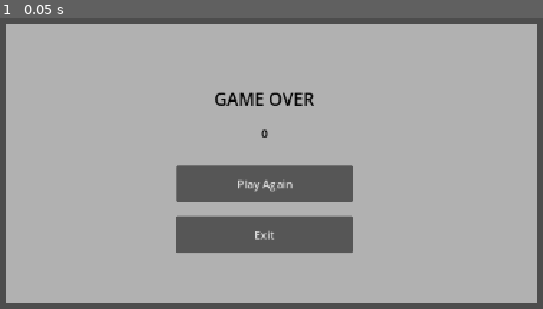
Above: before the commit, frame 1.
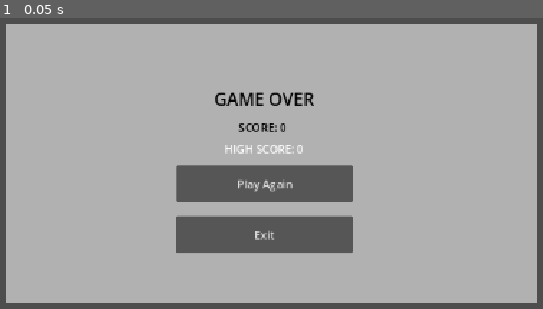
Above: after the commit, the same moment.

Repository: Helena-Schick/Recycling-game
Game: Godot game, scene res://scenes/game_over_menu.tscn
Two runs of this game, one before a commit and one after it. Both use one fixed random seed, a clock stepped at 60 frames per second and the inputs below. The project has no main scene, so this scene is started directly.
Inputs:
- Up to frame 1 (0.05 s): no input

The runs differ from the first frame. In frame 1, 0.4% of the frame differs, in the area x 41-56%, y 36-47%.

Commit message:
added high score

Diff:
--- a/recycling-game-main/scenes/game_over_menu.tscn
+++ b/recycling-game-main/scenes/game_over_menu.tscn
@@ -3,7 +3,7 @@
 [ext_resource type="Script" uid="uid://nwlf882asb4k" path="res://scripts/game_over_menu.gd" id="1_6ebp1"]
 [ext_resource type="PackedScene" uid="uid://rnif5kchm8ca" path="res://scenes/main_menu.tscn" id="3_81acl"]
 
-[node name="Control" type="Control" unique_id=171901341 node_paths=PackedStringArray("score_display")]
+[node name="Control" type="Control" unique_id=171901341 node_paths=PackedStringArray("score_display", "high_score_display")]
 process_mode = 2
 layout_mode = 3
 anchors_preset = 15
@@ -15,6 +15,7 @@
 level_scene = "res://scenes/level.tscn"
 main_menu = ExtResource("3_81acl")
 score_display = NodePath("Score")
+high_score_display = NodePath("High score")
 
 [node name="ColorRect2" type="ColorRect" parent="." unique_id=1177675889]
 layout_mode = 1
@@ -49,10 +50,10 @@
 [node name="Score" type="Label" parent="." unique_id=1927946745]
 layout_mode = 1
 anchors_preset = -1
-anchor_left = 0.45572916
-anchor_top = 0.4228395
-anchor_right = 0.5295139
-anchor_bottom = 0.45833334
+anchor_left = 0.45225695
+anchor_top = 0.40895063
+anchor_right = 0.5260417
+anchor_bottom = 0.44444445
 theme_override_colors/font_color = Color(0, 0, 0, 1)
 text = "0"
 horizontal_alignment = 1
@@ -69,5 +70,14 @@
 text = "GAME OVER"
 metadata/_edit_use_anchors_ = true
 
+[node name="High score" type="Label" parent="." unique_id=1737014056]
+layout_mode = 0
+offset_left = 492.0
+offset_top = 296.0
+offset_right = 641.0
+offset_bottom = 322.0
+text = "High Score: 0"
+horizontal_alignment = 1
+
 [connection signal="pressed" from="Play" to="." method="_on_play_pressed"]
 [connection signal="pressed" from="Exit" to="." method="_on_exit_pressed"]
--- a/recycling-game-main/scenes/level.tscn
+++ b/recycling-game-main/scenes/level.tscn
@@ -786,11 +786,11 @@
 curve = SubResource("Curve3D_64w2a")
 
 [node name="PathFollow3D" type="PathFollow3D" parent="Path3D" unique_id=577133289]
-transform = Transform3D(-0.0030626229, -0.017378543, 0.9998358, 7.636786e-08, 0.9998399, 0.017378636, -0.99998766, 5.3300933e-05, -0.0030621563, 49.001724, 1.8088338, -32.766308)
+transform = Transform3D(-0.003062622, -0.017378539, 0.9998355, 7.636784e-08, 0.9998396, 0.01737863, -0.99998736, 5.330092e-05, -0.0030621553, 49.001724, 1.8088338, -32.766308)
 progress = 11.0
 
 [node name="difficulty_timer" type="Timer" parent="." unique_id=743466933]
-wait_time = 15.0
+wait_time = 20.0
 autostart = true
 
 [connection signal="pressed" from="CanvasLayer/pause" to="." method="pause_game"]
--- a/recycling-game-main/scripts/game_over_menu.gd
+++ b/recycling-game-main/scripts/game_over_menu.gd
@@ -3,13 +3,31 @@
 @export var level_scene: String
 @export var main_menu: PackedScene
 @export var score_display: Node
+@export var high_score_display: Node
 
 var score: int ## The final score
+var high_score
 
+const SCORE_TEXT: String = "SCORE: "
+const HIGH_SCORE_TEXT: String = "HIGH SCORE: "
 
 # Called when the node enters the scene tree for the first time.
 func _ready() -> void:
-	score_display.text = str(score)
+	# Get high score
+	if Global.settings.has("high_score"):
+		high_score = Global.settings["high_score"]
+	else:
+		high_score = 0
+
+	if score > high_score:
+		high_score = score
+		Global.settings["high_score"] = score
+		Global.save_data()
+
+	score_display.text = SCORE_TEXT + str(score)
+	high_score_display.text = HIGH_SCORE_TEXT + str(high_score)
+
+
 
 
 func _on_play_pressed() -> void:
--- a/recycling-game-main/scripts/global.gd
+++ b/recycling-game-main/scripts/global.gd
@@ -6,6 +6,7 @@
 	"colour" : Color("#22d5ff"),
 	"sound" : true,
 	"music" : true,
+	"high_score" : 0
 }
 
 
--- a/recycling-game-main/scripts/spawner.gd
+++ b/recycling-game-main/scripts/spawner.gd
@@ -4,7 +4,7 @@
 @export var item_scene: PackedScene
 
 var items: Array[ItemData]
-var time: float = 1.8 ## The average time for each item to spawn
+var time: float = 1.7 ## The average time for each item to spawn
 var randomness: float = 0.4
 
 const SIZE: float = 1.3 ## The size of the area where items spawn
